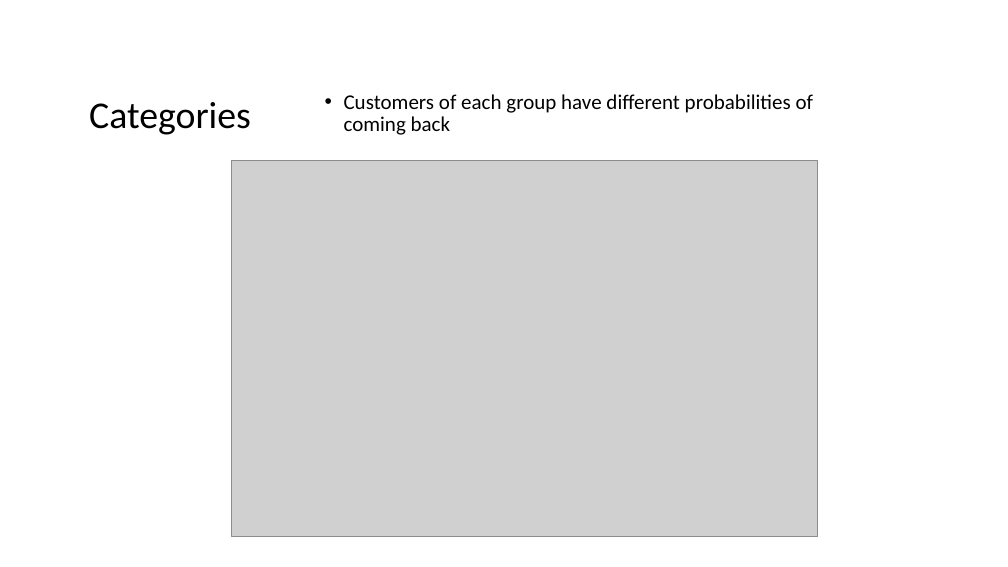
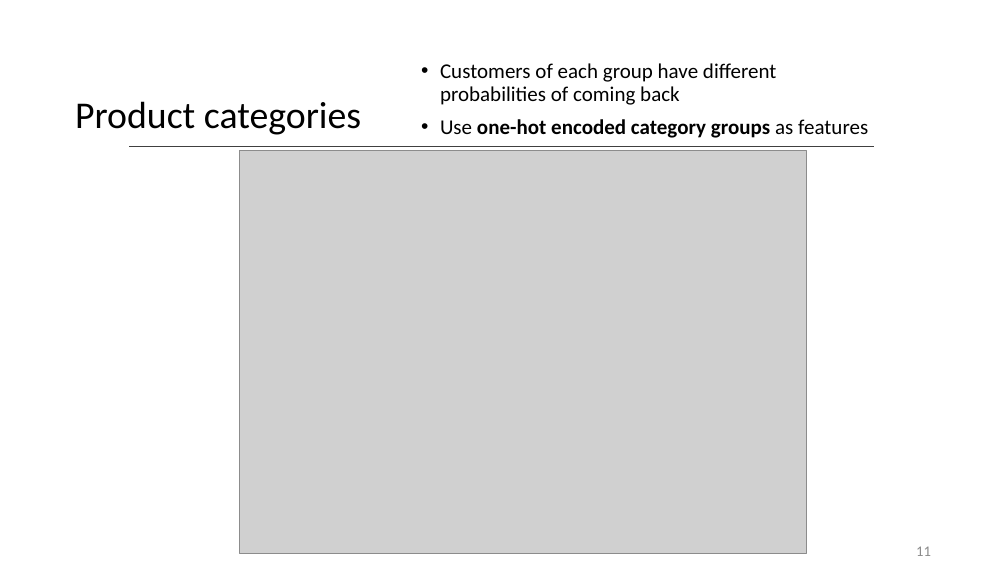
Before and after one commit to yz-joy/user-retention, a slide deck: slide 12 of CustomerRetentionPrediction.pptx (slide 9 before the commit). Drawn at 1008x567 pixels with LibreOffice and Linux fonts; fonts in the diff are those of the drawing; grey boxes stand for pictures. Boxes give left, top, right and bottom in pixels: in the first picture for what was removed or moved away, otherwise in the second. Text is boxed around its words. In the diff, an @@ line names an element or a change of style, - is before the commit and + after.

```diff
--- a/CustomerRetentionPrediction.pptx
+++ b/CustomerRetentionPrediction.pptx
@@ text "Customers of each group have ...": place and size @@
-text "Customers of each group have ..." at bbox=[344, 94, 814, 135]
+text "Customers of each group have ..." at bbox=[440, 63, 868, 138]
@@ text at bbox=[75, 101, 361, 135]: text changed @@
-Categories
+Product categories
@@ text at bbox=[440, 119, 868, 138]: paragraph added @@
+• Use one-hot encoded category groups as features
@@ line added from (874, 147) to (129, 147), #404040 1 pt @@
@@ picture: place and size @@
-picture at bbox=[231, 160, 817, 536]
+picture at bbox=[240, 150, 806, 554]
@@ page number added at bbox=[916, 546, 931, 556], 14 pt, text #8C8C8C @@
+11
```
Also in this commit, not shown: 29 other slides changed, 11 slides added, 1 slide removed, 11 other files.
